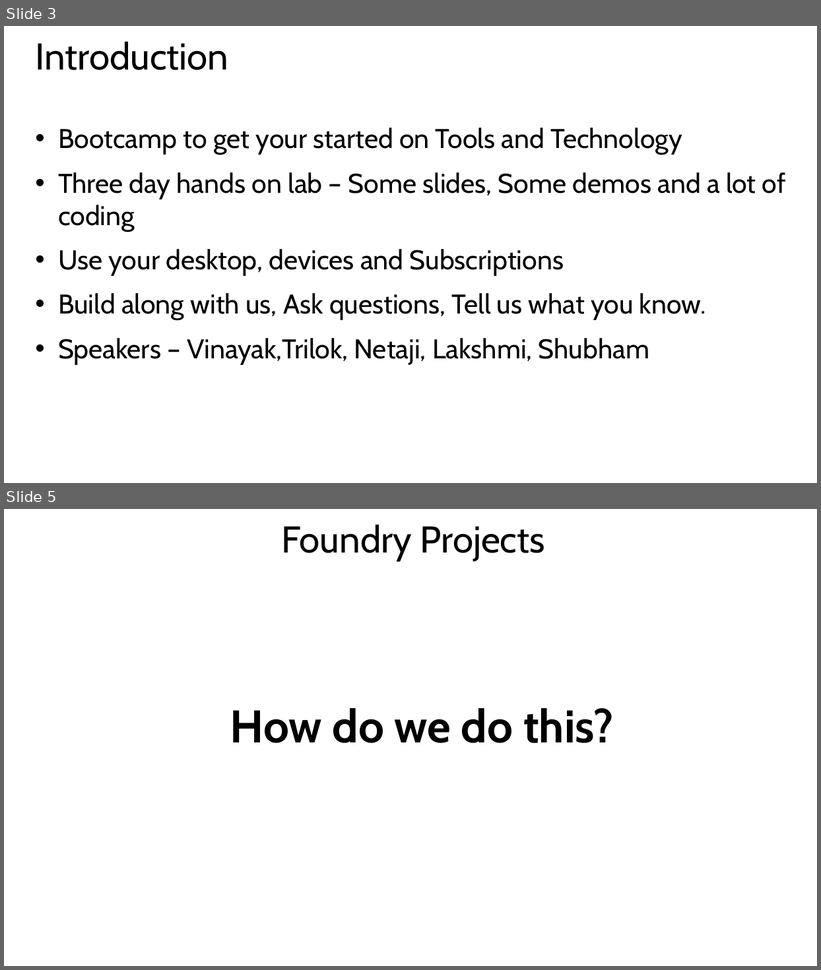
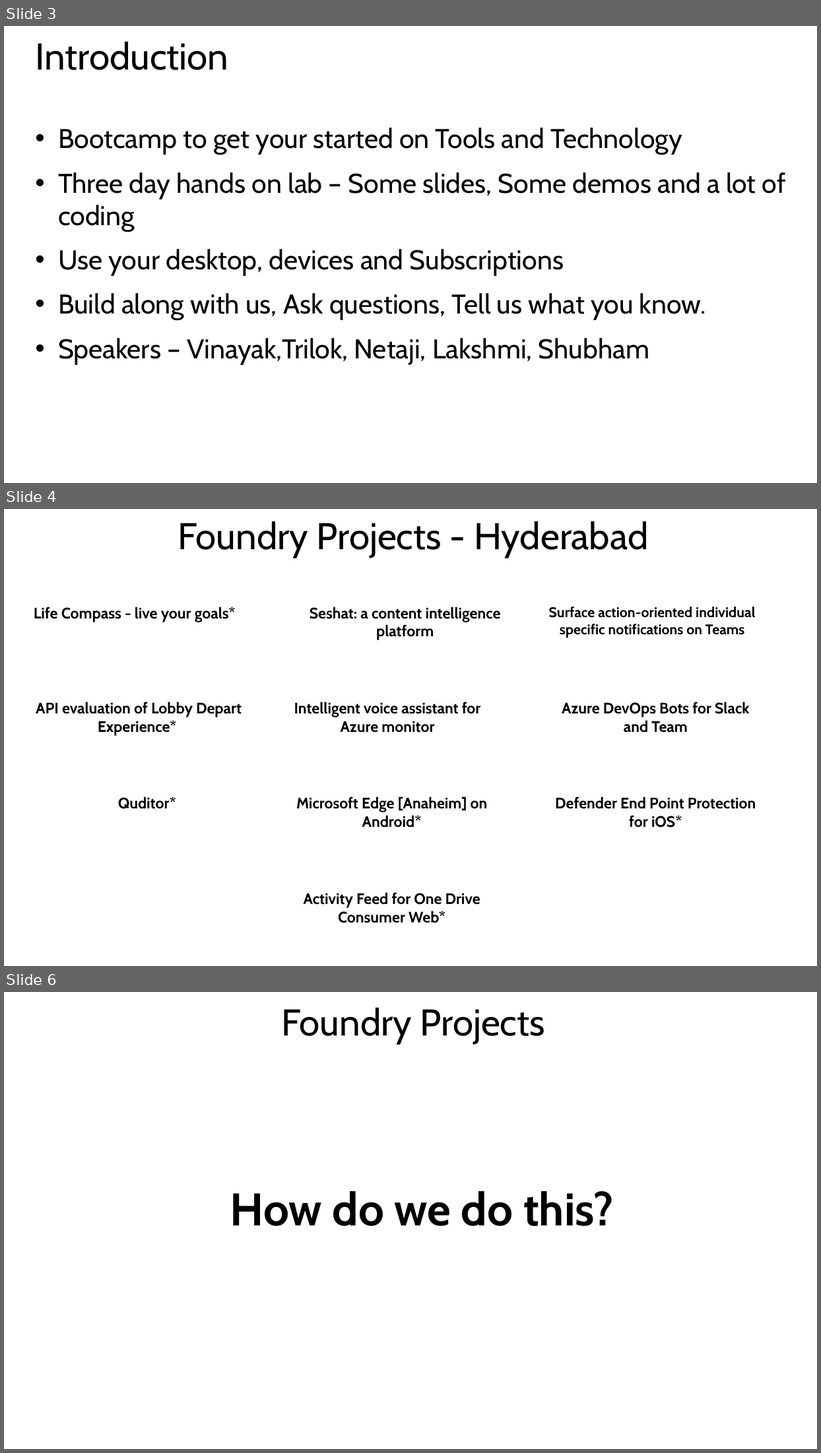
Before and after one commit to byteridge/Foundry2019-Bootcamp, a slide deck: 1.Introduction.pptx. Shown one above the other, each under a label of ours: slides 3 and 5 before the commit, slides 3, 4 and 6 after it; the slides between them are not shown. The pictures are 821x970 and 821x1453 pixels, drawn with LibreOffice and Linux fonts; fonts in the diff are those of the drawing. Boxes give left, top, right and bottom in pixels: in the first picture for what was removed or moved away, otherwise in the second. Text is boxed around its words. In the diff, an @@ line names an element or a change of style, - is before the commit and + after.

Commit message:
Project List updated

```diff
--- a/1.Introduction.pptx
+++ b/1.Introduction.pptx
@@ slide 4 added at <box>4,509,817,966</box>, background #FFFFFF @@
@@ title added at <box>178,521,648,558</box>, 44 pt, text #000000 @@
+Foundry Projects - Hyderabad
@@ text added at <box>34,607,236,623</box>, 18 pt, text #000000, bold @@
+Life Compass - live your goals*
@@ text added at <box>310,607,501,640</box>, 18 pt, text #000000, bold @@
+Seshat: a content intelligence platform
@@ text added at <box>549,607,755,638</box>, 16.6 pt, text #000000, bold @@
+Surface action-oriented individual specific notifications on Teams
@@ text added at <box>36,702,242,736</box>, 18 pt, text #000000, bold @@
+API evaluation of Lobby Depart Experience*
@@ text added at <box>294,702,481,733</box>, 18 pt, text #000000, bold @@
+Intelligent voice assistant for Azure monitor
@@ text added at <box>562,702,749,733</box>, 18 pt, text #000000, bold @@
+Azure DevOps Bots for Slack and Team
@@ text added at <box>118,797,176,809</box>, 18 pt, text #000000, bold @@
+Quditor*
@@ text added at <box>296,797,488,828</box>, 18 pt, text #000000, bold @@
+Microsoft Edge [Anaheim] on Android*
@@ text added at <box>555,797,756,828</box>, 18 pt, text #000000, bold @@
+Defender End Point Protection for iOS*
@@ text added at <box>304,892,481,923</box>, 18 pt, text #000000, bold @@
+Activity Feed for One Drive Consumer Web*
@@ what was slide 5 is now slide 6 @@
```
Also in this commit, not shown: 1 other slide added, 1 slide removed.
